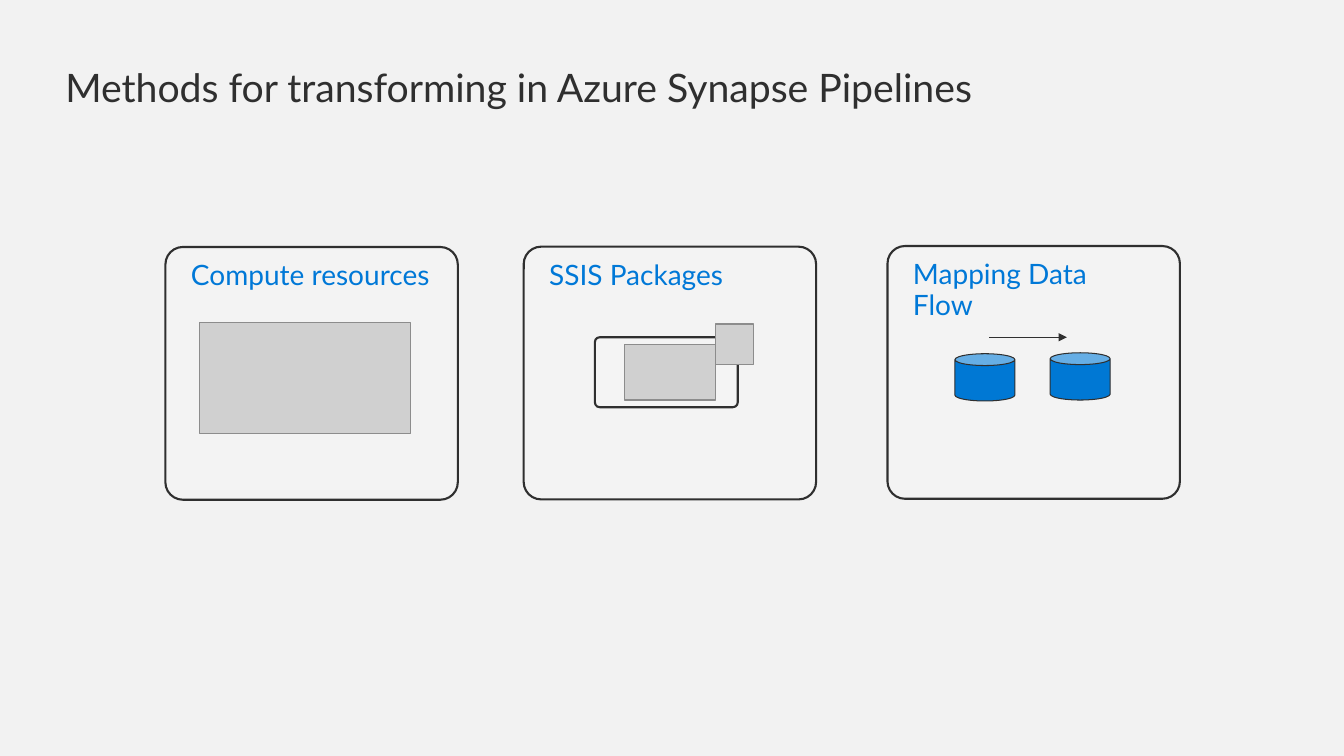
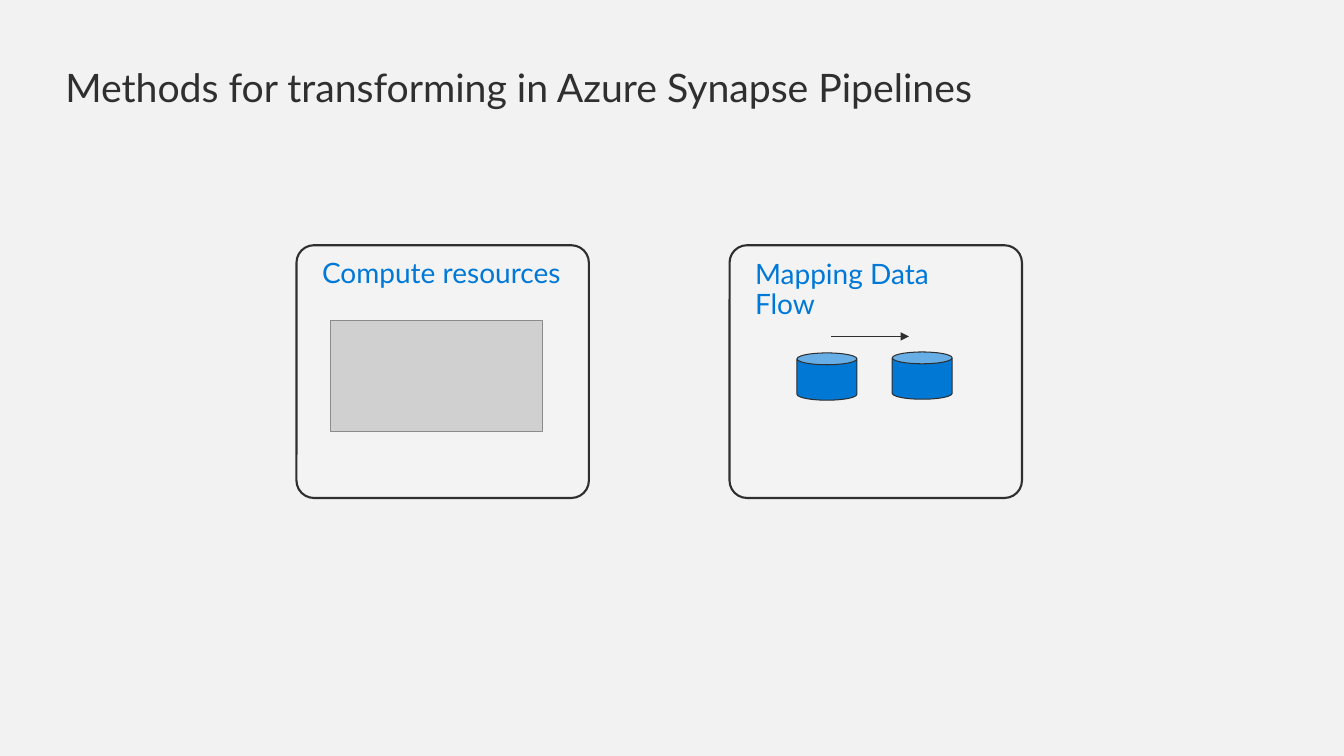
Before and after one commit to rutvikk99/synapse, a slide deck: slide 11 of PowerPoint/Session04-Building automated data integration pipelines with Azure Synapse Pipelines.potx. Drawn at 1344x756 pixels with LibreOffice and Linux fonts; fonts in the diff are those of the drawing; grey boxes stand for pictures; background and template pictures are left out. Boxes give left, top, right and bottom in pixels: in the first picture for what was removed or moved away, otherwise in the second. Text is boxed around its words. In the diff, an @@ line names an element or a change of style, - is before the commit and + after.

```diff
--- a/PowerPoint/Session04-Building automated data integration pipelines with Azure Synapse Pipelines.potx
+++ b/PowerPoint/Session04-Building automated data integration pipelines with Azure Synapse Pipelines.potx
@@ 1 picture, 1 text, 1 rounded rectangle: place and size @@
-1 picture, 1 text, 1 rounded rectangle at [165,247,458,500]
+1 picture, 1 text, 1 rounded rectangle at [296,245,589,498]
@@ rounded rectangle: place and size @@
-rounded rectangle at [887,246,1180,499]
+rounded rectangle at [730,245,1022,498]
@@ group removed at [523,247,816,500]: 2 rounded rectangles, 2 pictures, 1 text @@
-SSIS Packages
@@ 2 cylinders, 1 text, 1 arrow: place and size @@
-2 cylinders, 1 text, 1 arrow at [913,263,1110,401]
+2 cylinders, 1 text, 1 arrow at [755,263,952,400]
```
Also in this commit, not shown: 2 other slides changed, 3 other files.
